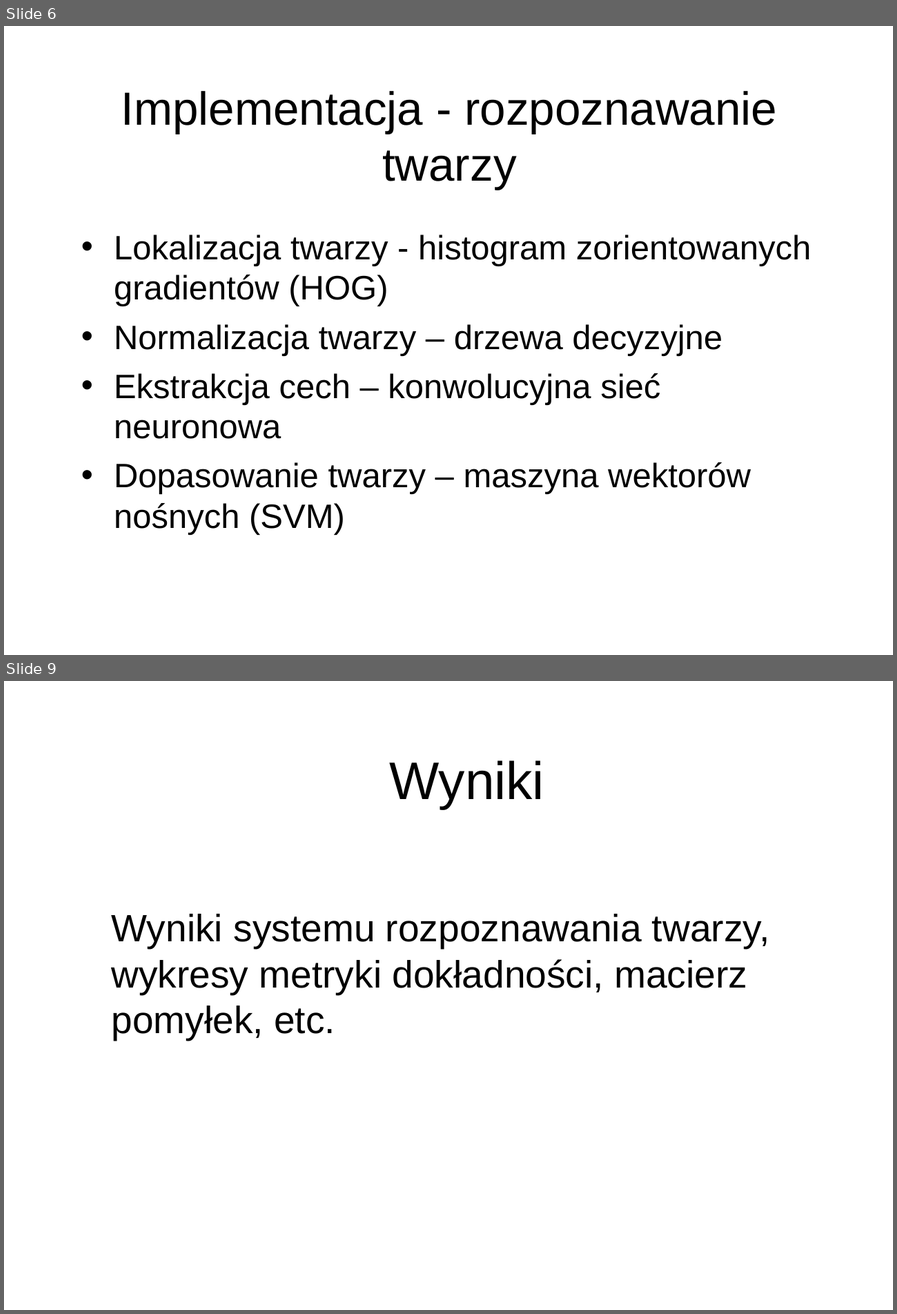
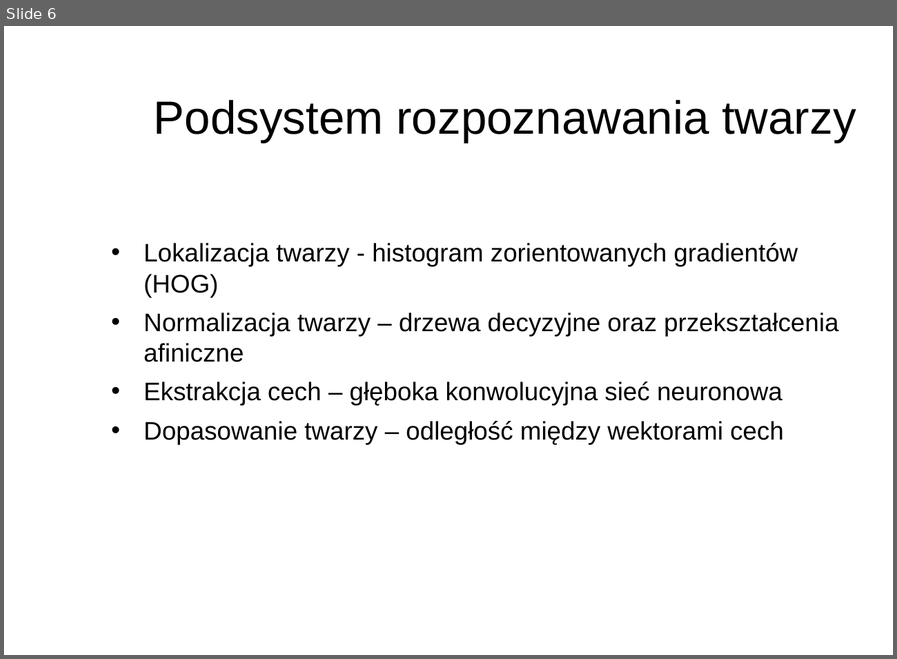
Before and after one commit to piMateusz/AntiSpoofingFaceRecognitionSystem, a slide deck: documents/MP_prezentacja.ppt. Shown one above the other, each under a label of ours: slides 6 and 9 before the commit, slide 6 after it; the slides between them are not shown. The pictures are 897x1314 and 897x659 pixels, drawn with LibreOffice and Linux fonts; fonts in the diff are those of the drawing; background and template pictures are left out. Boxes give left, top, right and bottom in pixels: in the first picture for what was removed or moved away, otherwise in the second. Text is boxed around its words. In the diff, an @@ line names an element or a change of style, - is before the commit and + after.

```diff
--- a/documents/MP_prezentacja.ppt
+++ b/documents/MP_prezentacja.ppt
@@ slide 9 removed at box(4, 681, 893, 1310), background picture (left out) @@
@@ title removed at box(389, 760, 544, 809) @@
-Wyniki
@@ text removed at box(111, 914, 769, 1040) @@
-Wyniki systemu rozpoznawania twarzy, wykresy metryki dokładności, macierz pomyłek, etc.
@@ slide 6 changed as well @@
@@ title at box(154, 100, 856, 143): text changed @@
-Implementacja - rozpoznawanie twarzy
+Podsystem rozpoznawania twarzy
@@ text "Lokalizacja twarzy - histogram zorientowanych ...": place and size @@
-text "Lokalizacja twarzy - histogram zorientowanych ..." at box(114, 234, 811, 535)
+text "Lokalizacja twarzy - histogram zorientowanych ..." at box(143, 243, 838, 444)
@@ text at box(143, 243, 797, 297): size 32 to 24 pt in "Lokalizacja twarzy - histogram zorientowanych gradientów (HO ..." @@
@@ text at box(143, 312, 838, 444): text changed; size 32 to 24 pt @@
-• Normalizacja twarzy – drzewa decyzyjne
-• Ekstrakcja cech – konwolucyjna sieć neuronowa
-• Dopasowanie twarzy – maszyna wektorów nośnych (SVM)
+• Normalizacja twarzy – drzewa decyzyjne oraz przekształcenia afiniczne
+• Ekstrakcja cech – głęboka konwolucyjna sieć neuronowa
+• Dopasowanie twarzy – odległość między wektorami cech
```
Also in this commit, not shown: 5 other slides changed, 7 slides added, 3 other slides removed, 35 other files.
